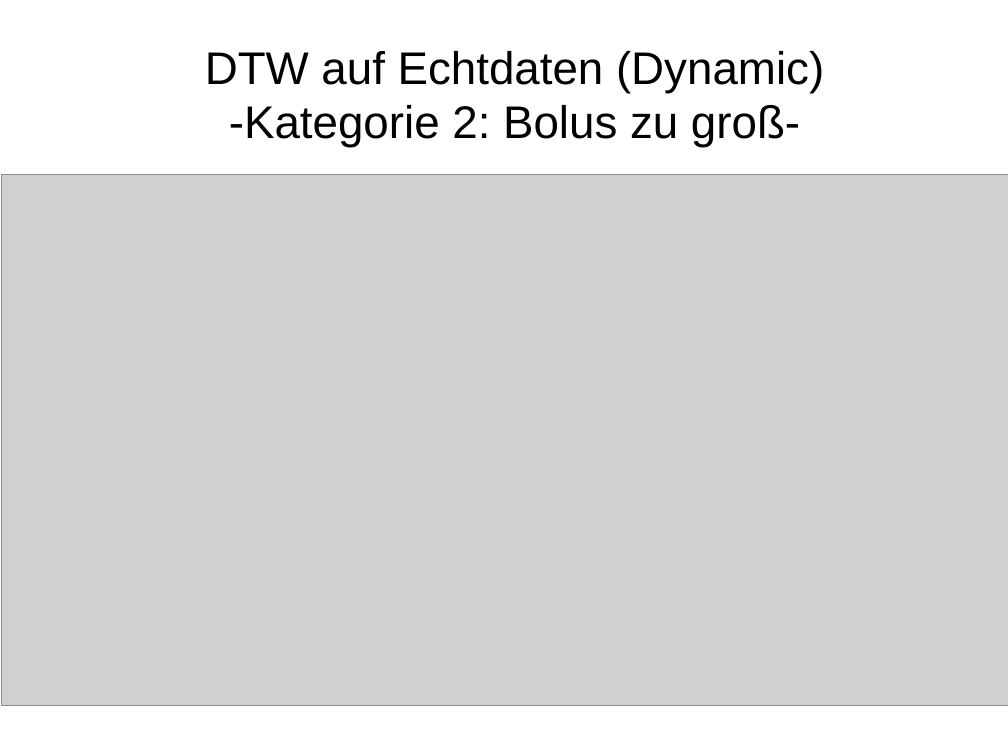
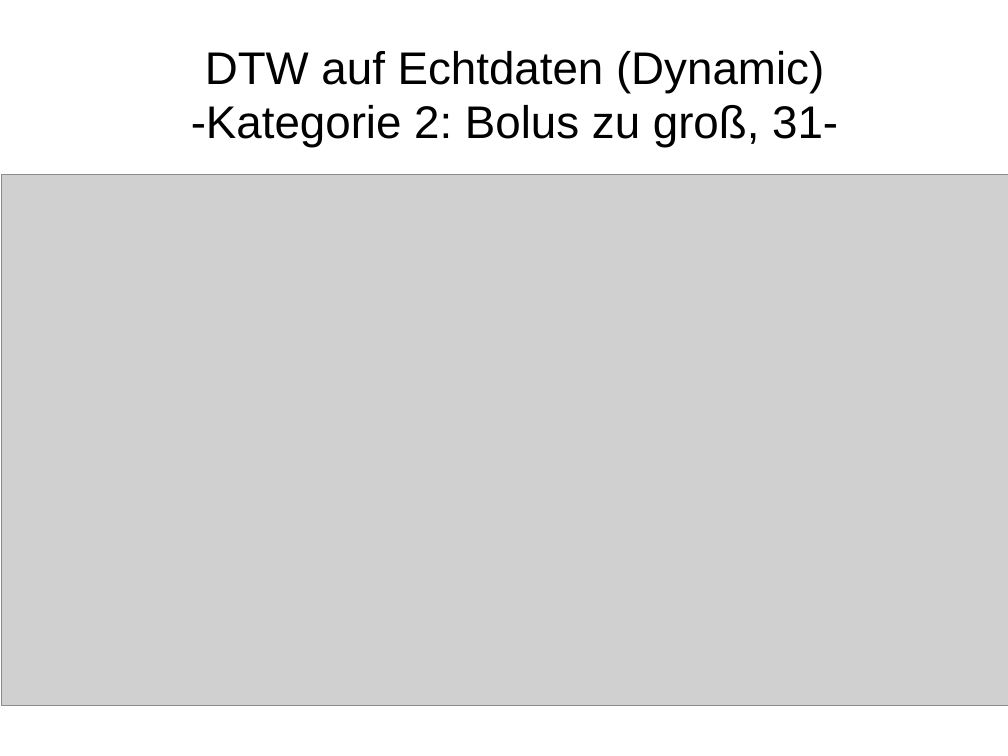
Before and after one commit to HannahSyrek/MTAnalysisOfCGMCurves, a slide deck: slide 11 of Stuff/presentation_02_03_18.odp. Drawn at 1008x756 pixels with LibreOffice and Linux fonts; fonts in the diff are those of the drawing; grey boxes stand for pictures. Boxes give left, top, right and bottom in pixels: in the first picture for what was removed or moved away, otherwise in the second. Text is boxed around its words. In the diff, an @@ line names an element or a change of style, - is before the commit and + after.

```diff
--- a/Stuff/presentation_02_03_18.odp
+++ b/Stuff/presentation_02_03_18.odp
@@ title at box(191, 51, 838, 148): text changed @@
-DTW auf Echtdaten (Dynamic)
--Kategorie 2: Bolus zu groß-
+DTW auf Echtdaten (Dynamic)
+-Kategorie 2: Bolus zu groß, 31-
```
Also in this commit, not shown: 8 other slides changed, 1 slide added, 3 other files.
